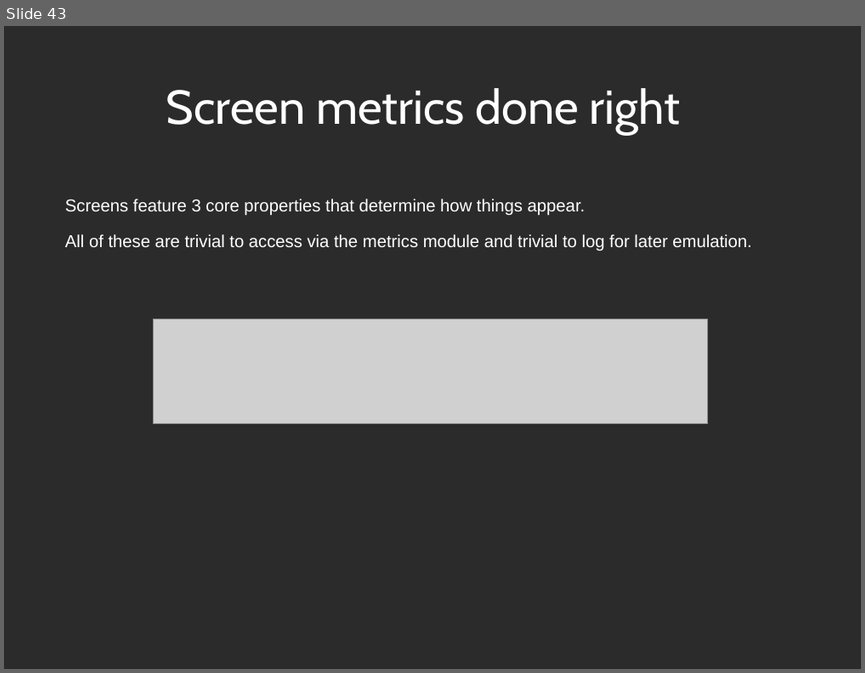
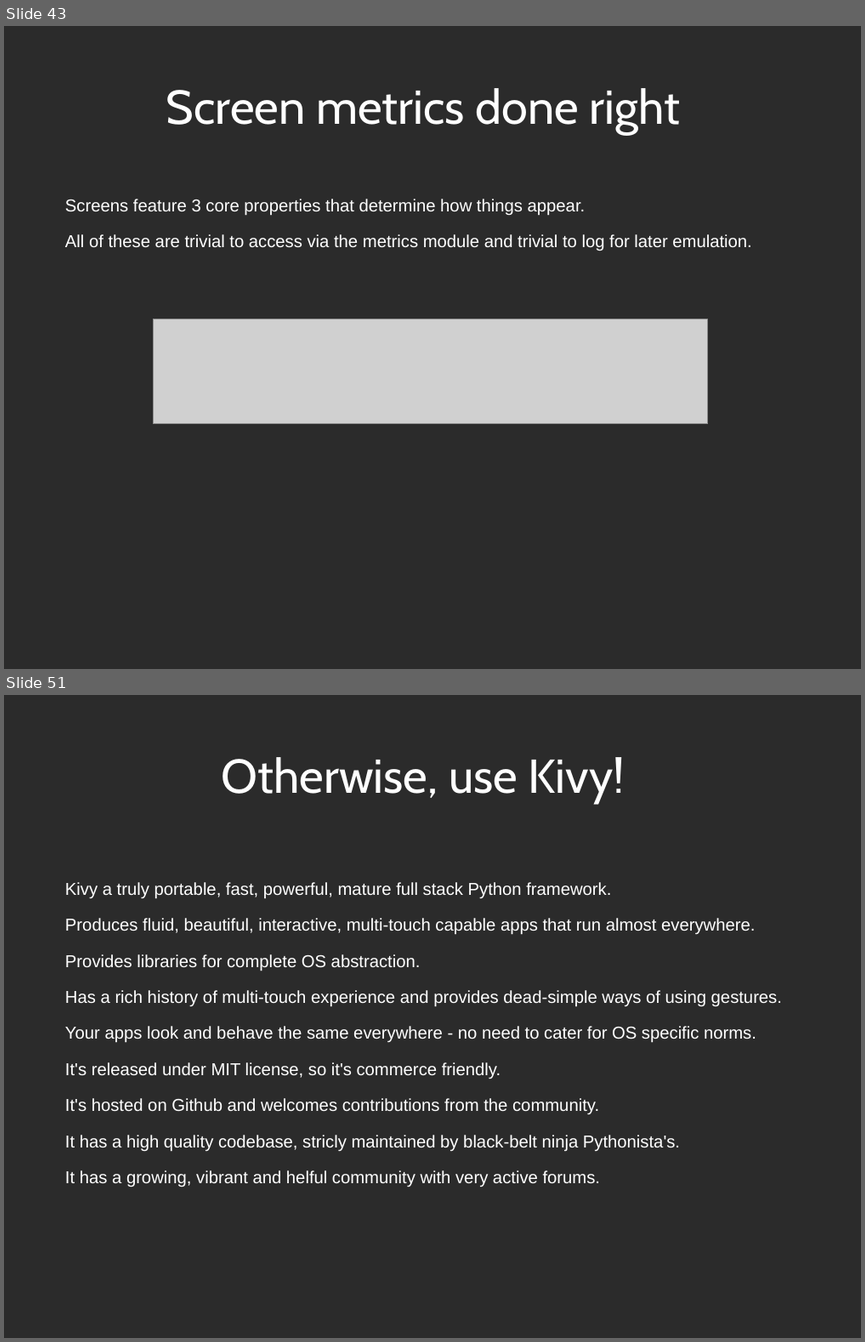
Before and after one commit to Zen-CODE/kivybits, a slide deck: PyCon/ZA 2013/PyCon.odp. Shown one above the other, each under a label of ours: slide 43 before the commit, slides 43 and 51 after it; the slides between them are not shown. The pictures are 865x673 and 865x1342 pixels, drawn with LibreOffice and Linux fonts; fonts in the diff are those of the drawing; grey boxes stand for pictures; background and template pictures are left out; a plain dark background stands for a picture behind light text. Boxes give left, top, right and bottom in pixels: in the first picture for what was removed or moved away, otherwise in the second. Text is boxed around its words. In the diff, an @@ line names an element or a change of style, - is before the commit and + after.

```diff
--- a/PyCon/ZA 2013/PyCon.odp
+++ b/PyCon/ZA 2013/PyCon.odp
@@ slide 51 added at bbox=[4, 695, 861, 1338], background picture (left out) @@
@@ title added at bbox=[222, 757, 624, 804], 44 pt, text #FFFFFF @@
+Otherwise, use Kivy!
@@ text added at bbox=[65, 882, 782, 1187], 16 pt, text #FFFFFF @@
+Kivy a truly portable, fast, powerful, mature full stack Python framework.
+Produces fluid, beautiful, interactive, multi-touch capable apps that run almost everywhere.
+Provides libraries for complete OS abstraction.
+Has a rich history of multi-touch experience and provides dead-simple ways of using gestures.
+Your apps look and behave the same everywhere - no need to cater for OS specific norms.
+It's released under MIT license, so it's commerce friendly.
+It's hosted on Github and welcomes contributions from the community.
+It has a high quality codebase, stricly maintained by black-belt ninja Pythonista's.
+It has a growing, vibrant and helful community with very active forums.
```
Also in this commit, not shown: 6 slides changed, 8 other slides added, 1 other file.
